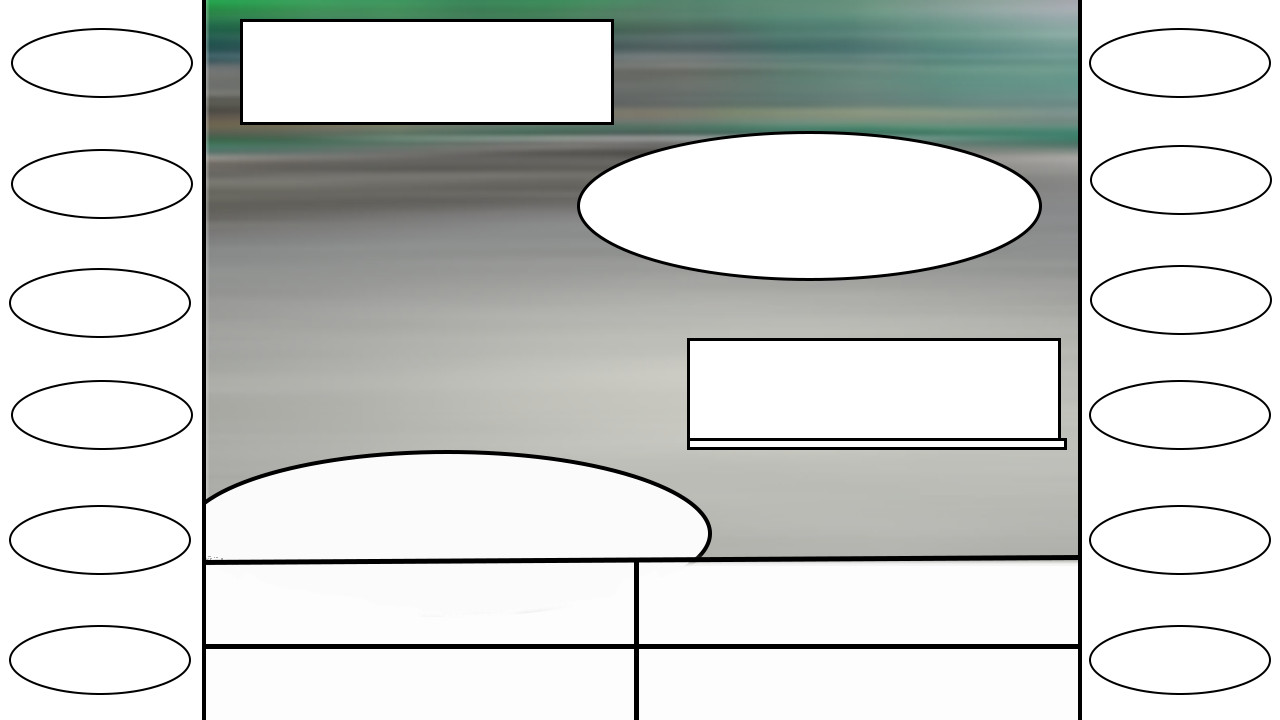
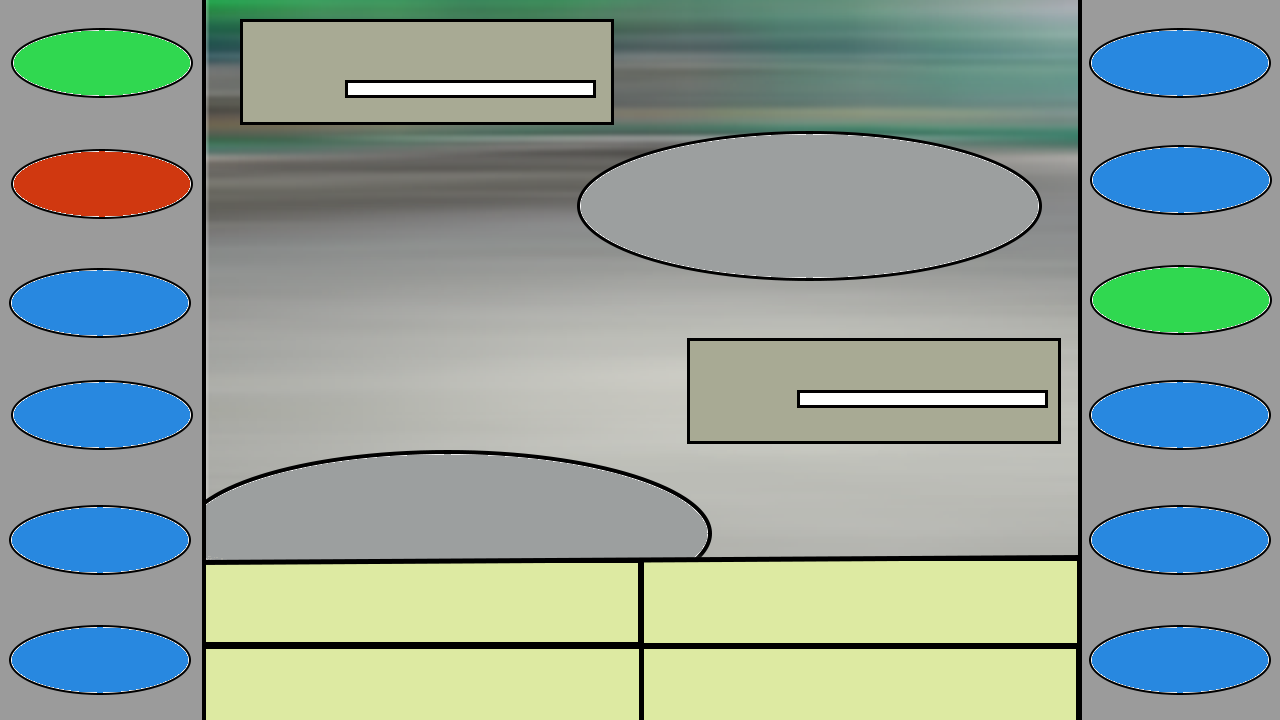
Before/after of a w=1280, h=720 layered artwork. What changed in the layer stack:
painted on "Team 2 Pokemon 6", unmasked it over [1089, 625, 1271, 695]
painted on "Team 2 Pokemon 5", unmasked it over [1089, 505, 1271, 575]
painted on "Team 2 Pokemon 4", unmasked it over [1089, 380, 1271, 450]
painted on "Team 2 Pokemon 3", unmasked it over [1090, 265, 1272, 335]
painted on "Team 2 Pokemon 2", unmasked it over [1090, 145, 1272, 215]
painted on "Team 2 Pokemon 1", unmasked it over [1089, 28, 1271, 98]
painted on "Team 1 Pokemon 6", unmasked it over [9, 625, 191, 695]
painted on "Team 1 Pokemon 5", unmasked it over [9, 505, 191, 575]
painted on "Team 1 Pokemon 4", unmasked it over [11, 380, 193, 450]
painted on "Team 1 Pokemon 3", unmasked it over [9, 268, 191, 338]
painted on "Team 1 Pokemon 2", unmasked it over [11, 149, 193, 219]
painted on "Team 1 Pokemon 1", unmasked it over [11, 28, 193, 98]
painted on "Pokemon Team 2", unmasked it over [1082, 0, 1280, 720]
painted on "Pokemon Team 1", unmasked it over [0, 0, 202, 720]
added layer "Movie 4" above "Move 3" over [640, 560, 1078, 644]
added layer "Move 3" above "Move 2" over [641, 649, 1078, 720]
added layer "Move 2" above "Move 1" over [206, 649, 641, 720]
added layer "Move 1" above "Pokemon 2 Health" over [206, 562, 640, 644]
added layer "Pokemon 2 Health" above "Pokemon 2 Info" over [345, 80, 596, 98]
painted on "Pokemon 2 Info", unmasked it over [243, 22, 611, 122]
removed layer "Pokemon 1 XP" over [687, 438, 1067, 450]
painted on "Pokemon 1 Info", unmasked it over [690, 341, 1061, 444]
painted on "Battle Circle 2" over [581, 134, 1038, 278]
painted on "Battle Circle 1" over [187, 454, 708, 613]
…and 2 more changes (1 added, 1 moved_by)
